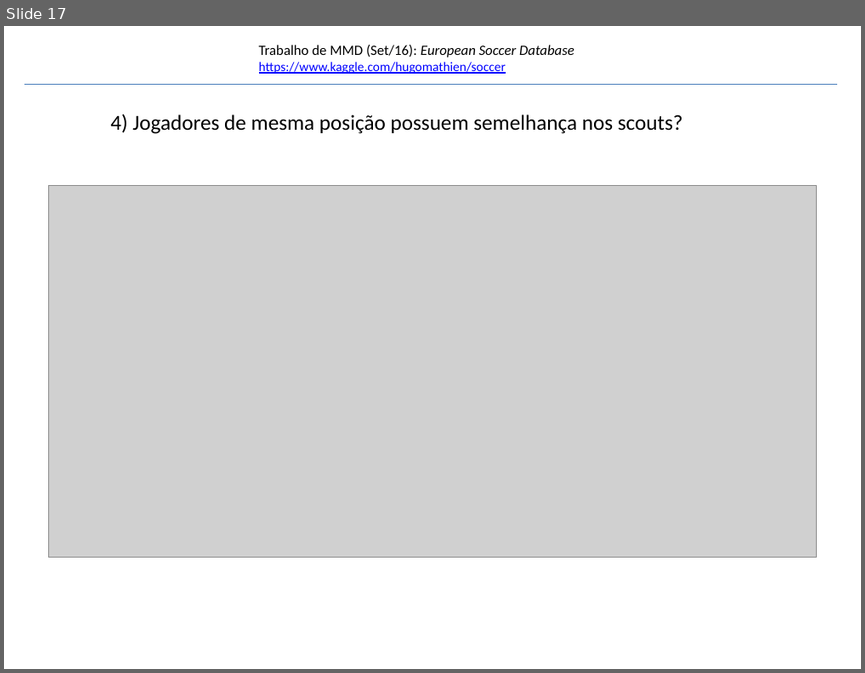
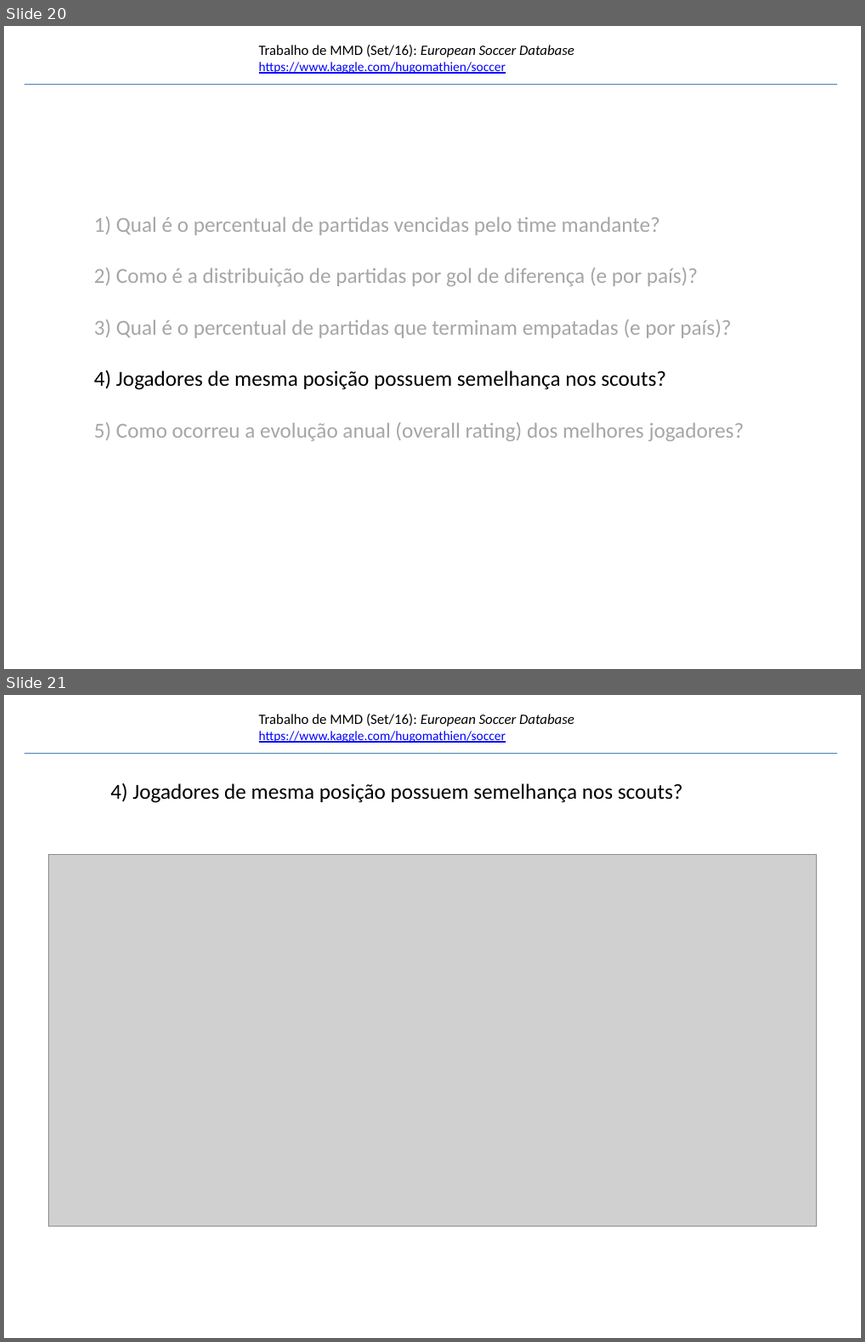
Before and after one commit to errearanhas/disciplina_MMD, a slide deck: trabalho_MMD.pptx. Shown one above the other, each under a label of ours: slide 17 before the commit, slides 20 and 21 after it. The pictures are 865x673 and 865x1342 pixels, drawn with LibreOffice and Linux fonts; fonts in the diff are those of the drawing; grey boxes stand for pictures; background and template pictures are left out. Boxes give left, top, right and bottom in pixels: in the first picture for what was removed or moved away, otherwise in the second. Text is boxed around its words. In the diff, an @@ line names an element or a change of style, - is before the commit and + after.

```diff
--- a/trabalho_MMD.pptx
+++ b/trabalho_MMD.pptx
@@ slide 20 added at (x1=4, y1=26, x2=861, y2=669), background #FFFFFF; not listed: 2 template elements that a slide beside it also shows @@
@@ text added at (x1=94, y1=216, x2=744, y2=441), 18 pt, text #A6A6A6 @@
+1) Qual é o percentual de partidas vencidas pelo time mandante?
+2) Como é a distribuição de partidas por gol de diferença (e por país)?
+3) Qual é o percentual de partidas que terminam empatadas (e por país)?
+4) Jogadores de mesma posição possuem semelhança nos scouts?
+5) Como ocorreu a evolução anual (overall rating) dos melhores jogadores?
@@ what was slide 17 is now slide 21 @@
```
Also in this commit, not shown: 1 slide changed, 10 other slides added, 1 slide removed.
